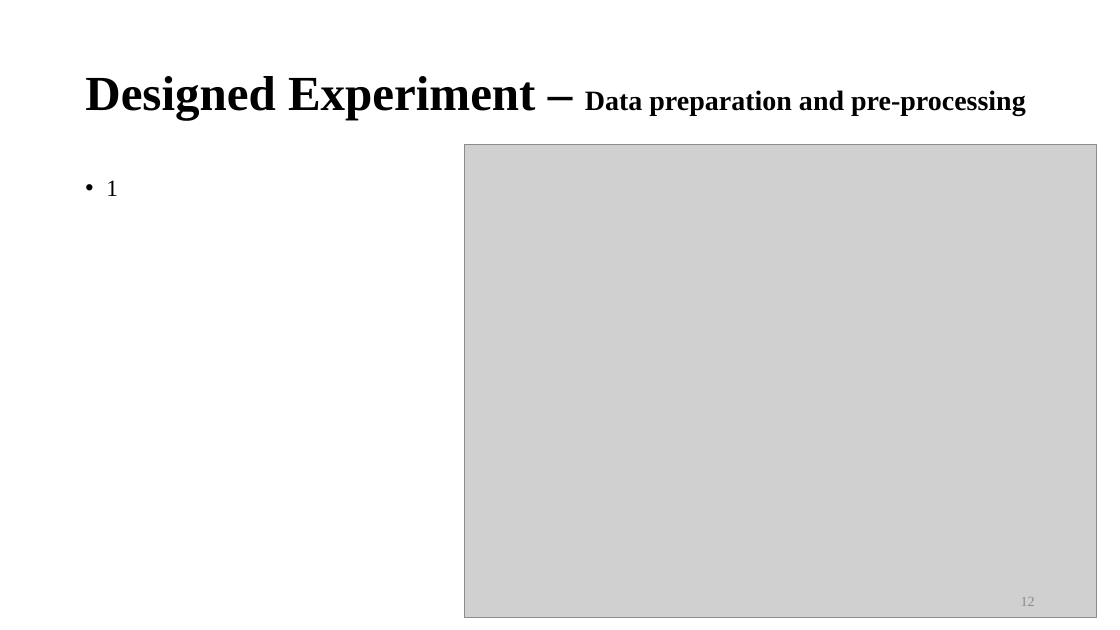
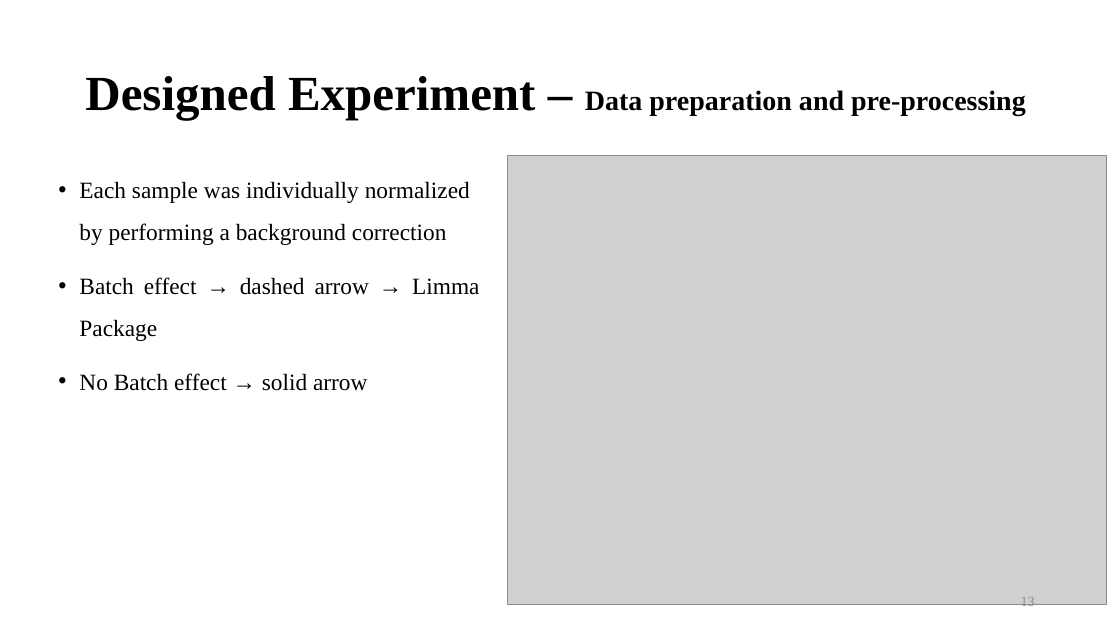
Before and after one commit to bernie6401/NTU_ML, a slide deck: slide 13 of Final Project/Final Paper/HO-Machine learning workflows.pptx (slide 12 before the commit). Drawn at 1120x630 pixels with LibreOffice and Linux fonts; fonts in the diff are those of the drawing; grey boxes stand for pictures; background and template pictures are left out. Boxes give left, top, right and bottom in pixels: in the first picture for what was removed or moved away, otherwise in the second. Text is boxed around its words. In the diff, an @@ line names an element or a change of style, - is before the commit and + after.

```diff
--- a/Final Project/Final Paper/HO-Machine learning workflows.pptx
+++ b/Final Project/Final Paper/HO-Machine learning workflows.pptx
@@ picture: place and size @@
-picture at bbox=[465, 144, 1096, 618]
+picture at bbox=[507, 155, 1107, 605]
@@ text at bbox=[79, 181, 479, 391]: text changed @@
-• 1
+• Each sample was individually normalized by performing a background correction
+• Batch effect → dashed arrow → Limma Package
+• No Batch effect → solid arrow
@@ page number at bbox=[1021, 597, 1035, 609]: text changed @@
-12
+13
```
Also in this commit, not shown: 10 other slides changed, 16 slides added, 1 other file.
